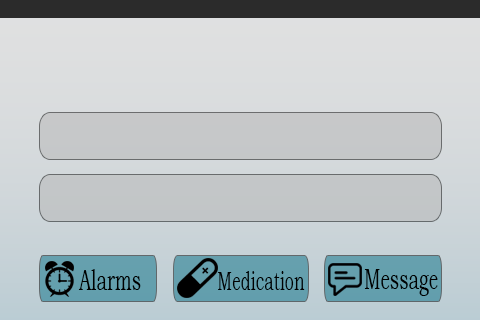
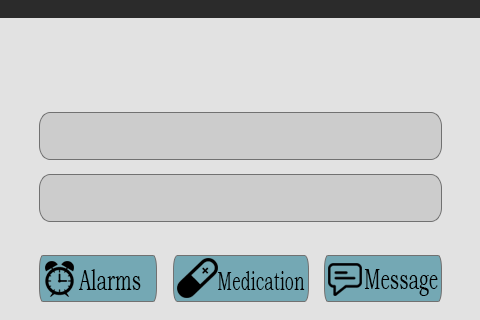
Layers edited between the first and the second 480x320 image:
pixels changed over (0, 18, 480, 320) (layer not identified)
